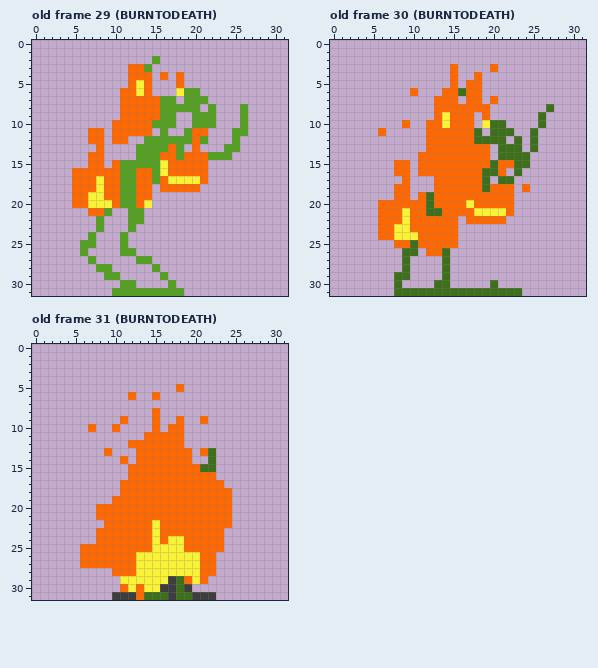
A pixel-art file gets an edit: Assets/Texture/Qrun.aseprite. The picture above is the old version.
32x32 pixels, 33 frames. Shown: old frame 29 (BURNTODEATH), old frame 30 (BURNTODEATH), old frame 31 (BURNTODEATH). The commit also changed other frames, which this record leaves out.
New version:
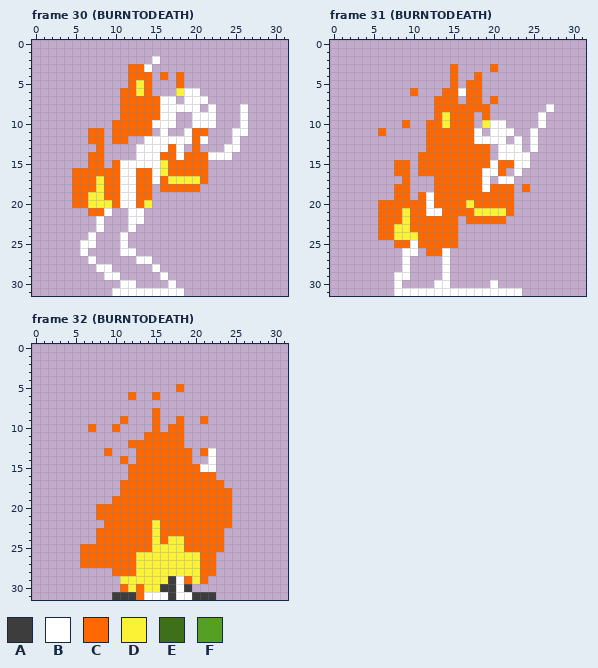
Palette (. is transparent): A #3d3d3d  B #ffffff  C #ff6700  D #fbf236  E #3e701c  F #55a022
A new or re-ordered frame is compared with the old frame closest to it.
What changed:
frames re-ordered
--- frame 30 (BURNTODEATH) against old frame 29 (BURNTODEATH), layer "run"
@@ x 0..31 @@
  1 ................................
- 2 ...............F................
- 3 ............CCF.................
+ 2 ...............B................
+ 3 ............CCB.................
  4 ............CCC.C.C.............
  5 ............CDC...C.............
- 6 ...........CCDC...DFF...........
- 7 ...........CCCCCFF.FFF..........
- 8 ...........CCCCCFFFFF.F...F.....
- 9 ...........CCCCCFF..FFF...F.....
-10 ..........CCCCCFFF..FFF...F.....
-11 .......CC.CCCCC.F..FCC...FF.....
-12 .......CC.CC..FFFFFFCF...F......
-13 ........C....FFFFCF.C...FF......
-14 .......CC....FFFCCFCCCFFF.......
-15 .......CC.CFFFFFDCCCCC..........
-16 .....CCCCCCFFCCFDCCCCC..........
-17 .....CCCDCCFFCCFCDDDDC..........
-18 .....CCCDCCFFCC.CCCCC...........
-19 .....CCDDCCFFCC.................
-20 .....CCDDDCFFCD.................
-21 .......CCF..FF..................
-22 ........F...FF..................
-23 ........F...F...................
-24 .......F...F....................
-25 ......FF...F....................
-26 ......F....FF...................
-27 .......F.....FF.................
-28 ........FF.....F................
-29 .........FF.....F...............
-30 ...........FF....F..............
-31 ..........FFFFFFFFF.............
+ 6 ...........CCDC...DBB...........
+ 7 ...........CCCCCBB.BBB..........
+ 8 ...........CCCCCBBBBB.B...B.....
+ 9 ...........CCCCCBB..BBB...B.....
+10 ..........CCCCCBBB..BBB...B.....
+11 .......CC.CCCCC.B..BCC...BB.....
+12 .......CC.CC..BBBBBBCB...B......
+13 ........C....BBBBCB.C...BB......
+14 .......CC....BBBCCBCCCBBB.......
+15 .......CC.CBBBBBDCCCCC..........
+16 .....CCCCCCBBCCBDCCCCC..........
+17 .....CCCDCCBBCCBCDDDDC..........
+18 .....CCCDCCBBCC.CCCCC...........
+19 .....CCDDCCBBCC.................
+20 .....CCDDDCBBCD.................
+21 .......CCB..BB..................
+22 ........B...BB..................
+23 ........B...B...................
+24 .......B...B....................
+25 ......BB...B....................
+26 ......B....BB...................
+27 .......B.....BB.................
+28 ........BB.....B................
+29 .........BB.....B...............
+30 ...........BB....B..............
+31 ..........BBBBBBBBB.............
--- frame 31 (BURNTODEATH) against old frame 30 (BURNTODEATH), layer "run"
@@ x 10..29 @@
  5 .....C.CC...........
- 6 C...CCECC...........
+ 6 C...CCBCC...........
  7 ...CCC.CC.C.........
- 8 ...CCCCCCC.......E..
- 9 ...CDCCC.C......E...
-10 ..CCDCCC.DEE....E...
-11 ..CCCCCCE.EEE..E....
-12 ..CCCCCCEEEE.E.E....
-13 ..CCCCCCCC.EEE.E....
-14 .CCCCCCCCC.EEEE.....
-15 .CCCCCCCCCECCEE.....
-16 .CCCCCCCCEEC.E......
-17 ...CCCCCCE.EE.......
-18 ...CCCCCCECCC.C.....
-19 .CECCCCCCCCCC.......
-20 CCECCCCDCCCCC.......
-21 CCEECCCCDDDDC.......
+ 8 ...CCCCCCC.......B..
+ 9 ...CDCCC.C......B...
+10 ..CCDCCC.DBB....B...
+11 ..CCCCCCB.BBB..B....
+12 ..CCCCCCBBBB.B.B....
+13 ..CCCCCCCC.BBB.B....
+14 .CCCCCCCCC.BBBB.....
+15 .CCCCCCCCCBCCBB.....
+16 .CCCCCCCCBBC.B......
+17 ...CCCCCCB.BB.......
+18 ...CCCCCCBCCC.C.....
+19 .CBCCCCCCCCCC.......
+20 CCBCCCCDCCCCC.......
+21 CCBBCCCCDDDDC.......
 22 CCCCCC.CCCCC........
@@ x 6..25 @@
 24 CCDDDCCCCC..........
-25 ..CCECCCCC..........
-26 ...EE.CCE...........
-27 ...E....E...........
-28 ...E....E...........
-29 ..EE....E...........
-30 ..E....EE.....E.....
-31 ..EEEEEEEEEEEEEEEE..
+25 ..CCBCCCCC..........
+26 ...BB.CCB...........
+27 ...B....B...........
+28 ...B....B...........
+29 ..BB....B...........
+30 ..B....BB.....B.....
+31 ..BBBBBBBBBBBBBBBB..
--- frame 32 (BURNTODEATH) against old frame 31 (BURNTODEATH), layer "run"
@@ x 19..24 @@
 12 ......
-13 C.CE..
-14 C..E..
-15 CCEE..
+13 C.CB..
+14 C..B..
+15 CCBB..
 16 CCCC..
@@ x 12..21 @@
 28 CDDDDDDDDC
-29 DDDDDAECDC
-30 DCDDAAEA..
-31 ACEEEAEEAA
+29 DDDDDABCDC
+30 DCDDAABA..
+31 ACBBBABBAA
